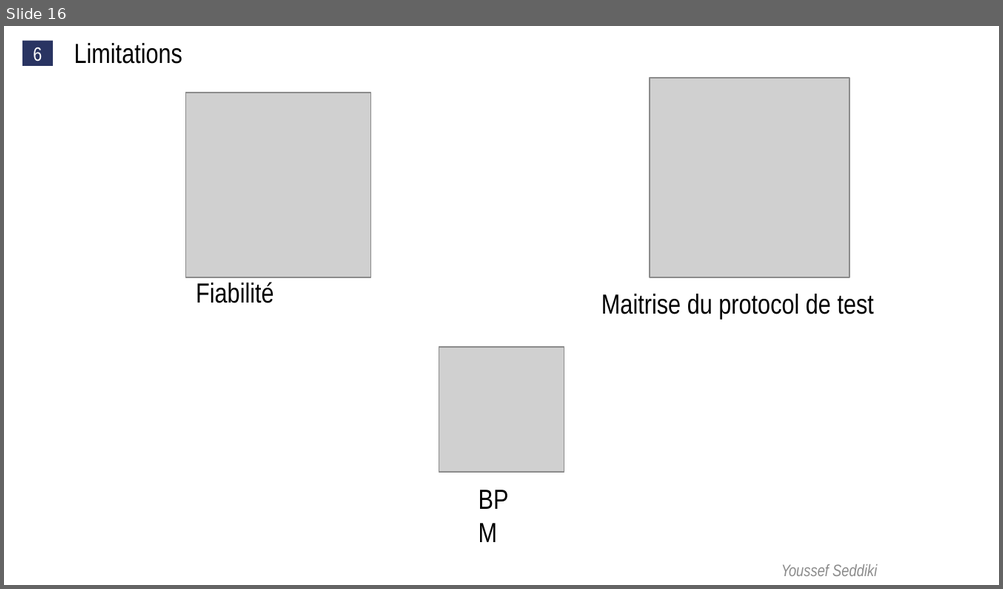
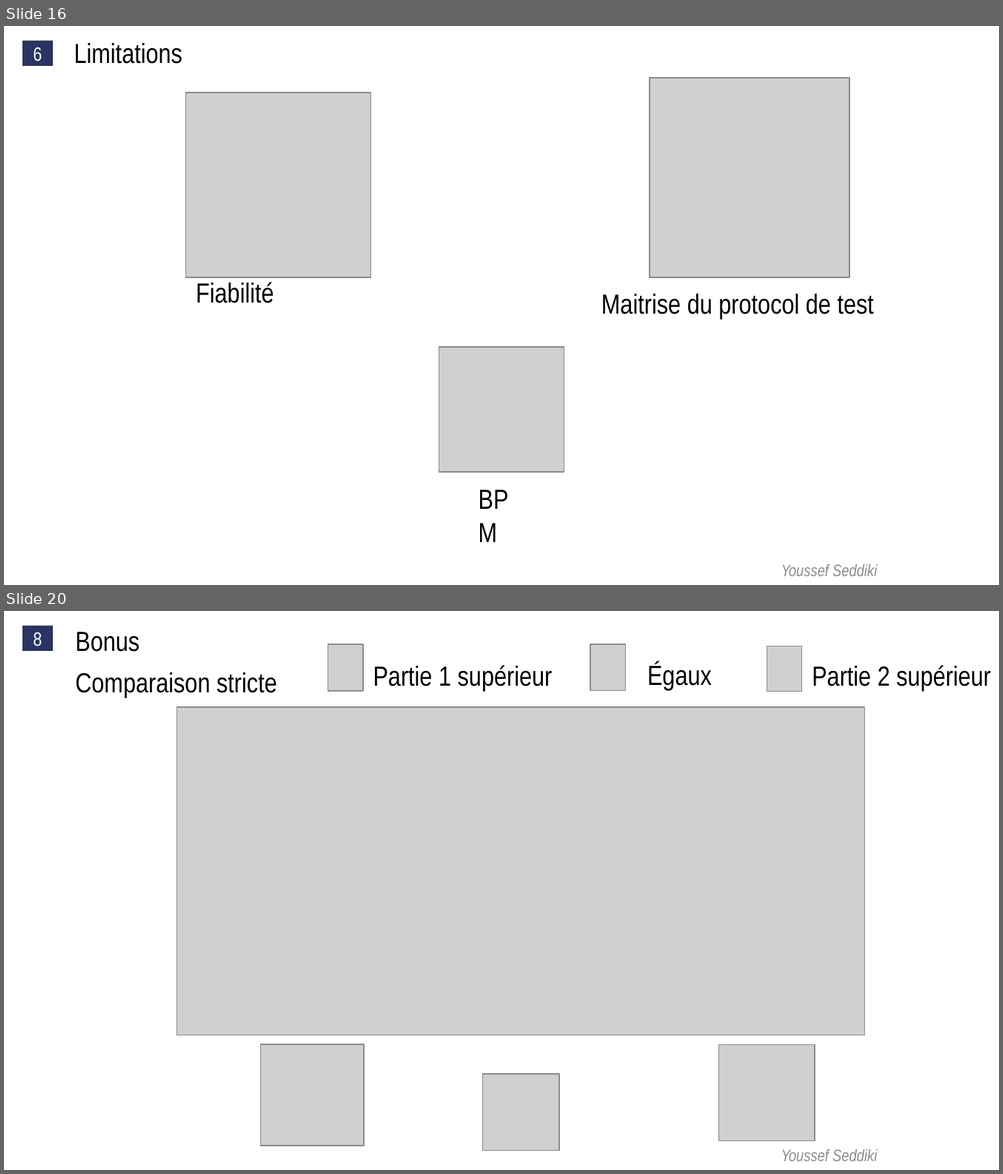
Before and after one commit to yseddiki/TFE, a slide deck: TFE V2.pptx. Shown one above the other, each under a label of ours: slide 16 before the commit, slides 16 and 20 after it; the slides between them are not shown. The pictures are 1003x589 and 1003x1174 pixels, drawn with LibreOffice and Linux fonts; fonts in the diff are those of the drawing; grey boxes stand for pictures. Boxes give left, top, right and bottom in pixels: in the first picture for what was removed or moved away, otherwise in the second. Text is boxed around its words. In the diff, an @@ line names an element or a change of style, - is before the commit and + after.

```diff
--- a/TFE V2.pptx
+++ b/TFE V2.pptx
@@ slide 20 added at <box>4,611,999,1170</box>, background #FFFFFF @@
@@ rectangle added at <box>23,626,53,651</box>, fill #293462, 14 pt, text #FFFFFF @@
+8
@@ text added at <box>75,632,139,652</box>, 20 pt, text #000000 @@
+Bonus
@@ picture added at <box>328,645,363,692</box> @@
@@ picture added at <box>590,645,625,691</box> @@
@@ picture added at <box>767,646,802,692</box> @@
@@ text added at <box>75,672,277,698</box>, 20 pt, text #000000 @@
+Comparaison stricte
@@ text added at <box>373,665,552,692</box>, 20 pt, text #000000 @@
+Partie 1 supérieur
@@ text added at <box>647,663,711,690</box>, 20 pt, text #000000 @@
+Égaux
@@ text added at <box>811,665,990,691</box>, 20 pt, text #000000 @@
+Partie 2 supérieur
@@ picture added at <box>177,707,865,1036</box> @@
@@ picture added at <box>261,1045,364,1146</box> @@
@@ picture added at <box>718,1045,814,1141</box> @@
@@ picture added at <box>482,1074,559,1151</box> @@
@@ text added at <box>781,1150,876,1162</box>, 12 pt, text #8C8C8C, italic @@
+Youssef Seddiki
```
Also in this commit, not shown: 4 slides changed, 6 other slides added.
